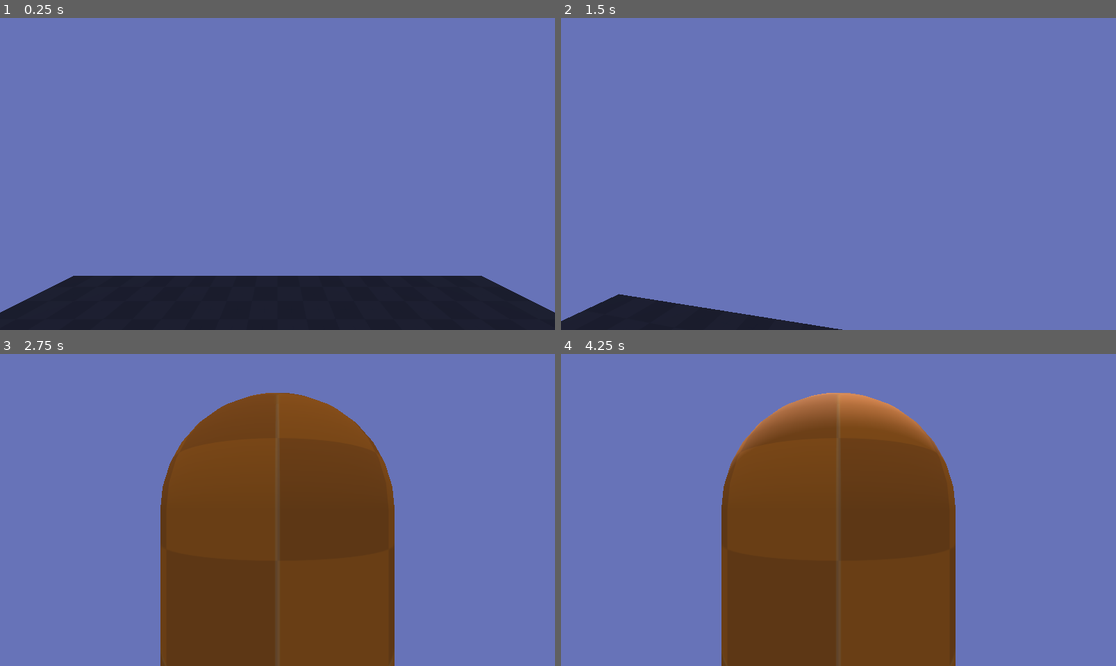
Above: before the commit, frames 1-4 (two rows, left to right).
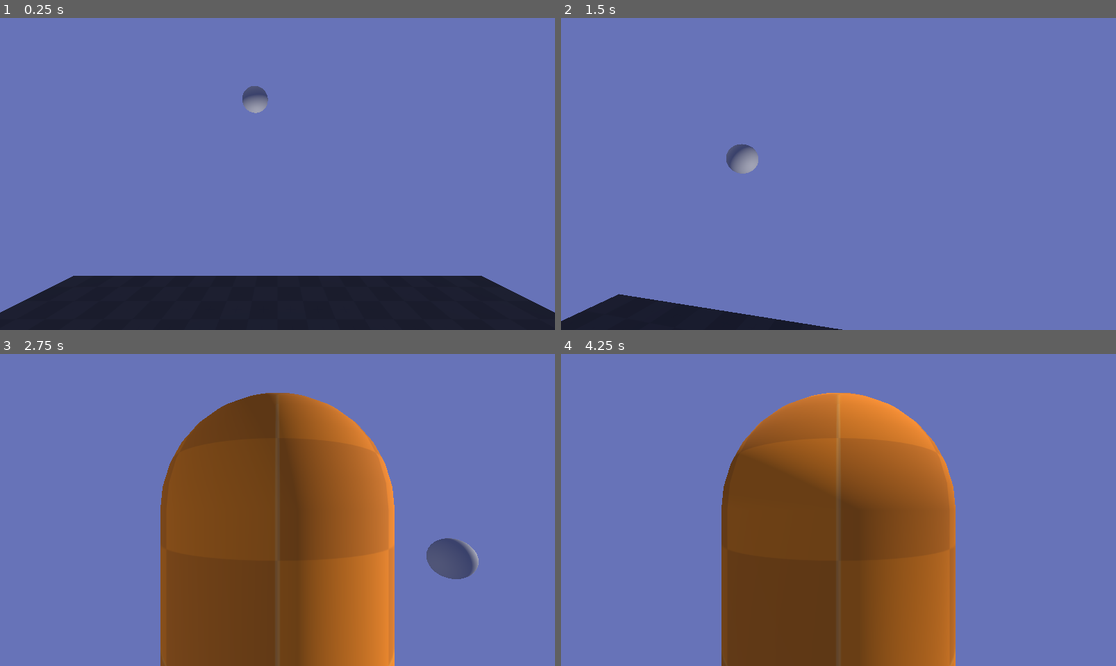
Above: after the commit, the same moments.

Repository: FroggLeo/driving-game
Game: Godot game, scene res://world.tscn
Two runs of this game, one before a commit and one after it. Both use one fixed random seed, a clock stepped at 60 frames per second and the inputs below.
Inputs (mouse positions are in pixels of both pictures, inside the frame that each line leads up to):
- Up to frame 1 (0.25 s): no input
- Up to frame 2 (1.5 s): tap Enter at 0.5 s; move the mouse to (866, 174) at 0.52 s; hold Right mouse button (move_camera) 0.53-1.28 s; hold W (move_forward) from 0.53 s (still down); tap Space (jump) at 0.77 s; move the mouse to (810, 174) at 1.27 s; tap Mouse wheel up (zoom_in) at 1.35 s
- Up to frame 3 (2.75 s): keep holding W (move_forward); tap Space (jump) at 1.52 s; move the mouse to (288, 503) at 2.02 s; hold Mouse wheel down (zoom_out) from 2.03 s (still down)
- Up to frame 4 (4.25 s): move the mouse to (810, 572) at 2.77 s; release Mouse wheel down (zoom_out) at 2.78 s; tap Alt at 2.85 s; tap Space (jump) at 3.02, 3.77 s; move the mouse to (1005, 556) at 3.52 s; release W (move_forward) at 3.53 s; hold A (move_left) from 3.53 s (still down); tap Shift at 3.6 s

The runs differ from the first frame. In frame 1, 0.3% of the frame differs, in the area x 43-49%, y 21-31%; in frame 2, 0.4%; in frame 3, 14%; in frame 4, 15%, in the area x 30-72%, y 12-100%.

Commit message:
add moon rotation

Diff:
--- a/godot_project/environment/sky.gd
+++ b/godot_project/environment/sky.gd
@@ -2,11 +2,15 @@
 
 # seconds in a day
 @export var day_length: float = 10
+# days to take the moon to do one cycle
+@export var moon_cycle: float = 8
 
 # from 0 to 1
 # 0 is midnight, 0.5 is noon, 1 is midnight
 # this is the initial time when the game starts
-var time = 0
+var time: float = 0
+# the moon's rotation
+var moon_time: float = 0
 
 # Called when the node enters the scene tree for the first time.
 func _ready() -> void:
@@ -16,7 +20,7 @@
 # Called every frame. 'delta' is the elapsed time since the previous frame.
 func _process(delta: float) -> void:
 	# calculate the correct time
-	time = delta / day_length + time
+	time += delta / day_length
 	if time >= 1.0:
 		time = 0
 
@@ -25,3 +29,9 @@
 	$sun.rotation.x = sun_angle
 
 	# TODO moon cycles
+	# so the moon rises at different times of the day
+	# over an entire month,
+	moon_time += delta / day_length / moon_cycle
+	# the extra sun angle gives it somewhat realisic feel
+	# so that sometimes the moon can be seen in the day
+	$moon.rotation.x = moon_time * TAU + sun_angle
--- a/godot_project/world.tscn
+++ b/godot_project/world.tscn
@@ -20,7 +20,7 @@
 [node name="World" type="Node3D"]
 
 [node name="floor" type="StaticBody3D" parent="."]
-transform = Transform3D(1, 0, 0, 0, 1, 0, 0, 0, 1, 0, 1, 0)
+transform = Transform3D(1, 0, 0, 0, 1, 0, 0, 0, 1, 8, 1, 0)
 physics_material_override = SubResource("PhysicsMaterial_gv5m4")
 
 [node name="MeshInstance3D" type="MeshInstance3D" parent="floor"]
@@ -34,6 +34,6 @@
 shape = SubResource("BoxShape3D_fj7yv")
 
 [node name="CharacterBody3D" parent="." instance=ExtResource("1_f3sb7")]
-transform = Transform3D(1, 0, 0, 0, 1, 0, 0, 0, 1, 0, -0.5, 0)
+transform = Transform3D(-4.371139e-08, 0, 1, 0, 1, 0, -1, 0, -4.371139e-08, 8, -0.5, 0)
 
 [node name="Node3D" parent="." instance=ExtResource("3_tlwt5")]
